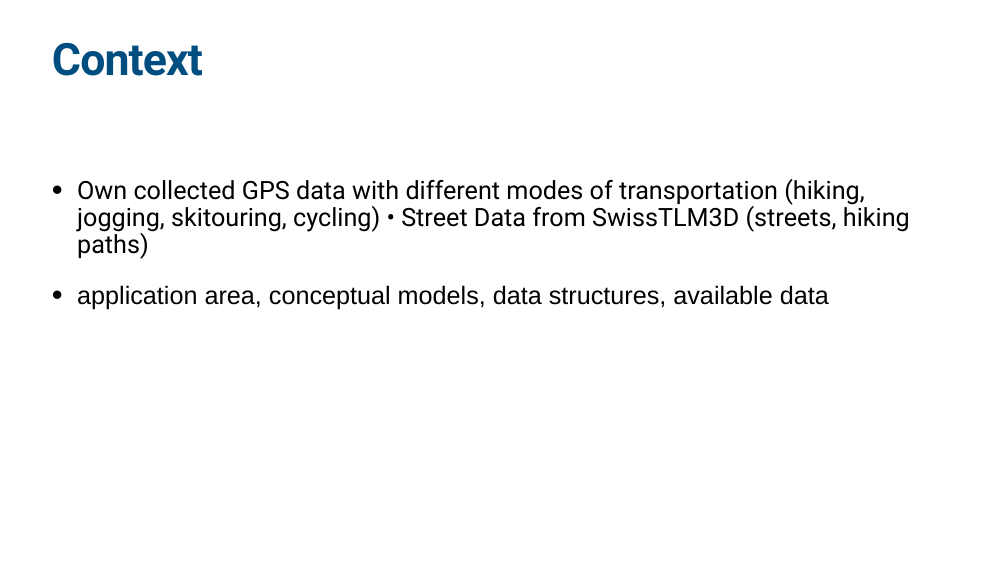
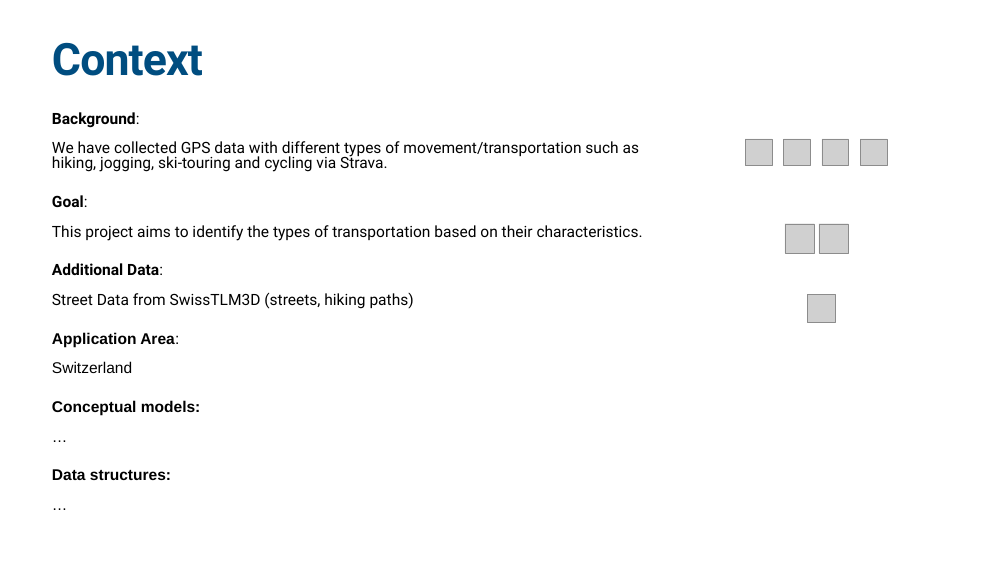
Before and after one commit to jonglr/GEO880-Project, a slide deck: slide 2 of Presentation.pptx. Drawn at 1008x567 pixels with LibreOffice and Linux fonts; fonts in the diff are those of the drawing; grey boxes stand for pictures. Boxes give left, top, right and bottom in pixels: in the first picture for what was removed or moved away, otherwise in the second. Text is boxed around its words. In the diff, an @@ line names an element or a change of style, - is before the commit and + after.

Commit message:
updated ppt

```diff
--- a/Presentation.pptx
+++ b/Presentation.pptx
@@ text at bbox=[52, 112, 643, 480]: text changed; size 48 to 29.6 pt @@
-• Own collected GPS data with different modes of transportation (hiking, jogging, skitouring, cycling) • Street Data from SwissTLM3D (streets, hiking paths)
-• application area, conceptual models, data structures, available data
+Background:
+We have collected GPS data with different types of movement/transportation such as hiking, jogging, ski-touring and cycling via Strava.
+Goal:
+This project aims to identify the types of transportation based on their characteristics.
+Additional Data:
+Street Data from SwissTLM3D (streets, hiking paths)
+Application Area:
+Switzerland
+Conceptual models:
+…
+Data structures:
+…
@@ picture added at bbox=[745, 139, 772, 166] @@
@@ picture added at bbox=[783, 139, 810, 166] @@
@@ picture added at bbox=[822, 139, 849, 166] @@
@@ picture added at bbox=[860, 139, 887, 166] @@
@@ picture added at bbox=[785, 224, 814, 253] @@
@@ picture added at bbox=[819, 224, 849, 253] @@
@@ picture added at bbox=[807, 294, 835, 322] @@
```
Also in this commit, not shown: 2 other slides changed, 2 slides added, 1 slide removed, 1 other file.
